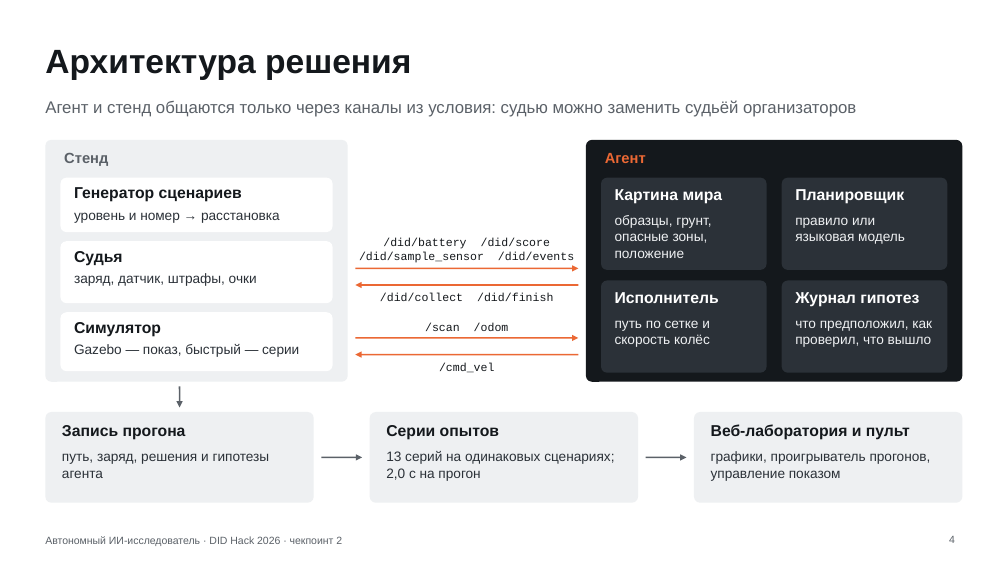
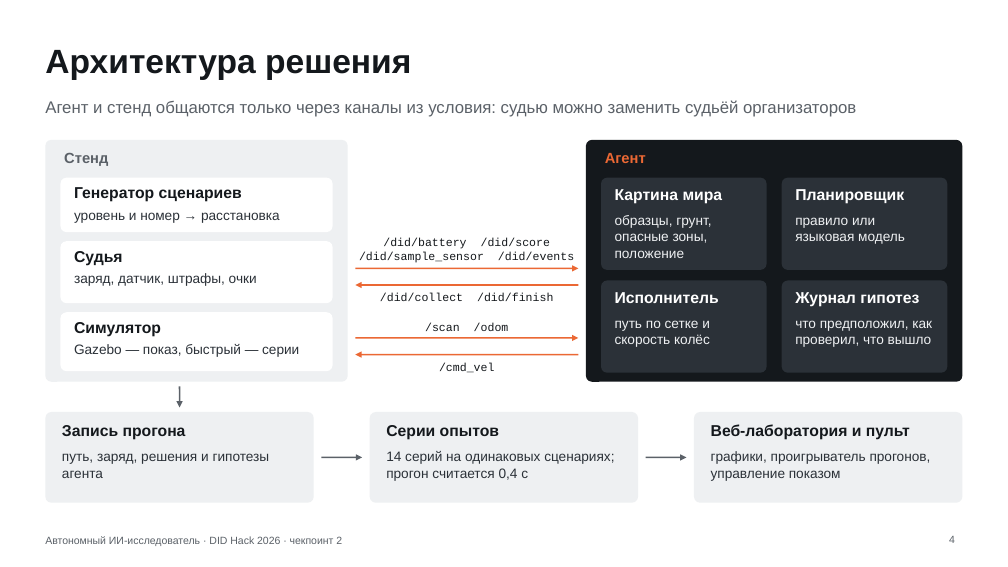
Before and after one commit to Mput13/did-hack, a slide deck: slide 4 of presentation/checkpoint2.pptx. Drawn at 1008x567 pixels with LibreOffice and Linux fonts; fonts in the diff are those of the drawing. Boxes give left, top, right and bottom in pixels: in the first picture for what was removed or moved away, otherwise in the second. Text is boxed around its words. In the diff, an @@ line names an element or a change of style, - is before the commit and + after.

```diff
--- a/presentation/checkpoint2.pptx
+++ b/presentation/checkpoint2.pptx
@@ text at <box>386,451,614,481</box>: text changed @@
-13 серий на одинаковых сценариях; 2,0 с на прогон
+14 серий на одинаковых сценариях; прогон считается 0,4 с
```
Also in this commit, not shown: 2 other slides changed, 49 other files.
